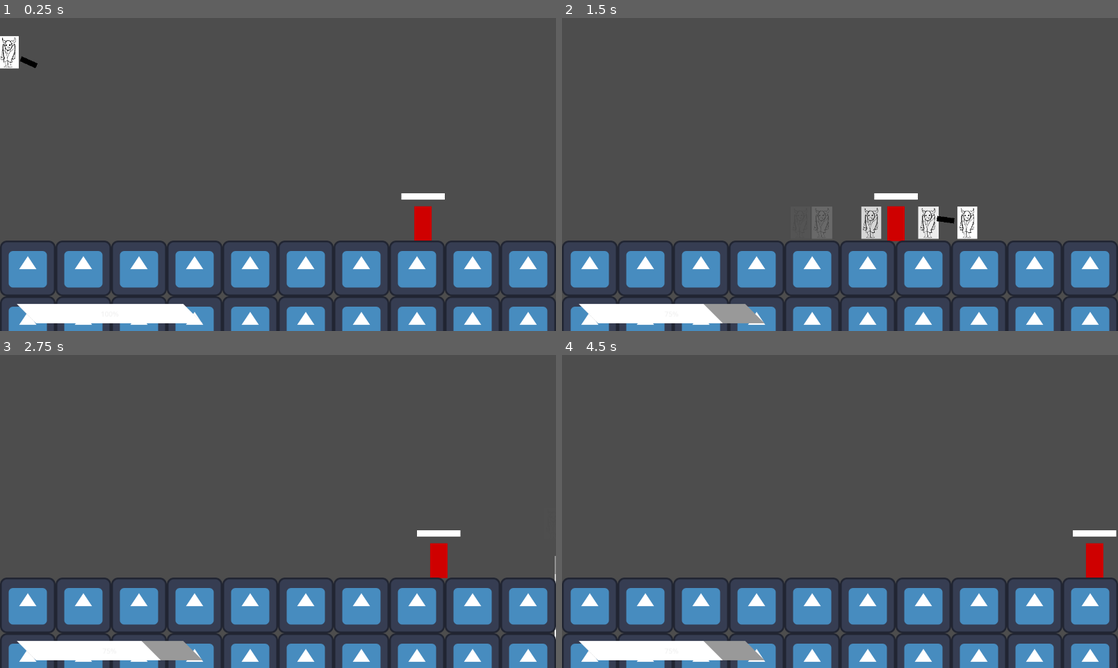
Above: before the commit, frames 1-4 (two rows, left to right).
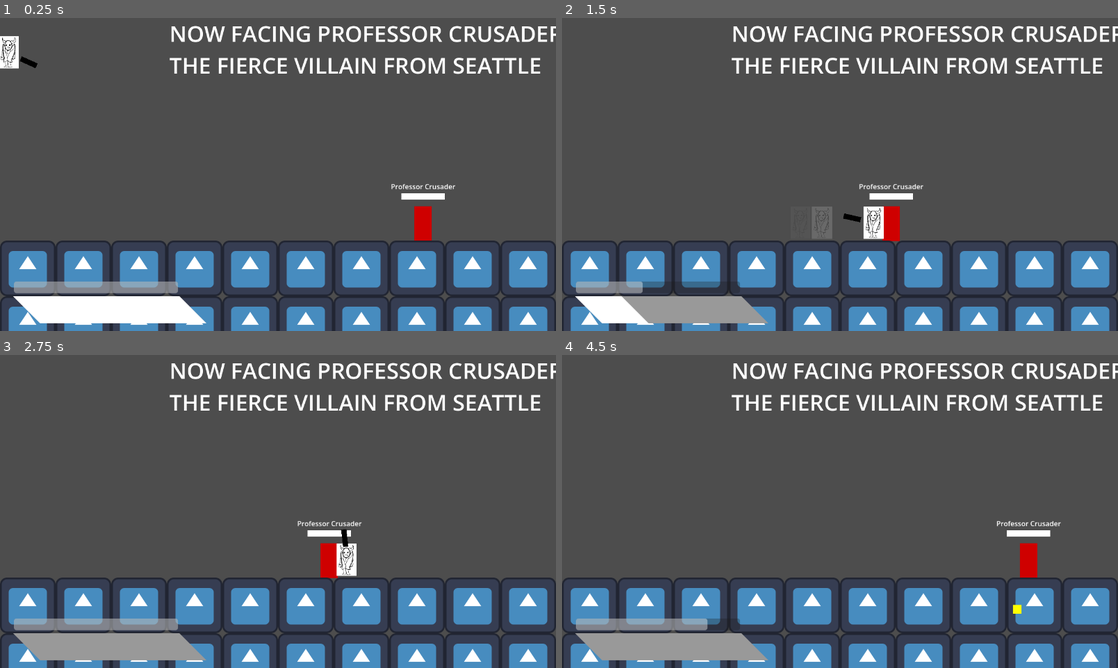
Above: after the commit, the same moments.

Repository: kryscw/Superhero-Project-X
Game: Godot game, scene res://Scenes/main.tscn
Same seed, same stepped clock (60 frames per second), same inputs: the game is played once before the commit and once after it. The engine's default icon, where the game draws it, is replaced by a stand-in: a white triangle on a blue panel in a dark square.
Inputs (mouse positions are in pixels of both pictures, inside the frame that each line leads up to):
- Up to frame 1 (0.25 s): no input
- Up to frame 2 (1.5 s): move the mouse to (962, 158) at 0.52 s; hold D (right) from 0.53 s (still down); right-click (962, 158) at 0.6 s; tap Space (jump) at 0.77 s; move the mouse to (728, 190) at 1.27 s; right-click (728, 190) at 1.35 s
- Up to frame 3 (2.75 s): tap Space (jump) at 1.52 s; move the mouse to (333, 442) at 2.02 s; release D (right) at 2.03 s; hold A (left) from 2.03 s (still down); click (333, 442) at 2.1 s; right-click (333, 442) at 2.3 s
- Up to frame 4 (4.5 s): move the mouse to (812, 574) at 2.77 s; release A (left) at 2.78 s; hold D (right) 2.78-4.28 s; right-click (812, 574) at 2.85 s; tap Space (jump) at 3.02, 3.77 s; move the mouse to (1006, 558) at 3.52 s; right-click (1006, 558) at 3.6 s; move the mouse to (673, 464) at 4.27 s; hold A (left) from 4.28 s (still down); click (673, 464) at 4.35 s

The runs differ from the first frame. In frame 1, 5.0% of the frame differs, in the area x 2-100%, y 2-98%; in frame 2, 6.8%; in frame 3, 7.8%; in frame 4, 7.3%.

Commit message:
Remap strength and power vals to damage and maxhealth

Diff:
--- a/Scenes/Enemy.tscn
+++ b/Scenes/Enemy.tscn
@@ -40,6 +40,13 @@
 offset_bottom = 40.0
 color = Color(0.8115776, 1.853034e-06, 3.85046e-07, 1)
 
+[node name="nameLabel" type="Label" parent="." unique_id=1477549418]
+offset_left = -93.0
+offset_top = -97.0
+offset_right = 94.0
+offset_bottom = -74.0
+horizontal_alignment = 1
+
 [node name="healthBar" type="ProgressBar" parent="." unique_id=270579407]
 offset_left = -50.0
 offset_top = -70.0
--- a/Scenes/enemy.gd
+++ b/Scenes/enemy.gd
@@ -2,11 +2,18 @@
 
 @onready var player = get_tree().current_scene.get_node("Player")
 var speed = 200.0
-var health = 100
+var maxHealth = 100
+var health = maxHealth
 var damage = 25
+var damageDealing = 25
+var enemy_name
+var power
+var strength
+var magic
+var hometown
 
 func _process(delta: float) -> void:
-	$healthBar.value = health
+	$healthBar.value = remap(health, 0, maxHealth, 0.0, 100)
 	velocity = (player.global_position - global_position).normalized() * speed
 	velocity.y += 800
 	move_and_slide()
@@ -20,7 +27,7 @@
 
 
 ## ── Pick a random enemy ─────────────────────────
-var enemies = []
+var enemies = superIndex.villains
 var shuffled_enemies = []
 var enemy_index = 0
 
@@ -28,6 +35,7 @@
 func _ready():
 	shuffled_enemies = enemies.duplicate()
 	shuffled_enemies.shuffle()
+	_pick_random_enemy()
 
 func _pick_random_enemy() -> void:
 	if shuffled_enemies.is_empty():
@@ -40,7 +48,20 @@
 	var e = shuffled_enemies[enemy_index]
 	enemy_index += 1
 
-	var enemy_name = e["name"]
-	var power      = e["power"]
-	var strength   = e["strength"]
-	var magic      = e["magic"]
+	enemy_name = e["name"]
+	power = e["power"]
+	strength = e["strength"]
+	magic = e["magic"]
+	hometown = e["hometown"]
+
+	$nameLabel.text = enemy_name
+
+	print("PICKED " + str(enemy_name).to_upper() + " THE FIERCE VILLAIN FROM " + str(hometown).to_upper())
+
+	get_tree().current_scene.announceReady()
+
+	print(power)
+	maxHealth = remap(power, 0, 30, 0, 200)
+	health = maxHealth
+	print(strength)
+	damageDealing = remap(strength, 0, 30, 0, 50)
--- a/Scenes/main.gd
+++ b/Scenes/main.gd
@@ -1 +1,6 @@
 extends Node2D
+
+func announceReady():
+	$CanvasLayer/enemyLabel.text = "NOW FACING " + $Enemy.enemy_name.to_upper()
+
+	$CanvasLayer/underEnemyLabel.text = "THE FIERCE VILLAIN FROM " + $Enemy.hometown.to_upper()
--- a/Scenes/main.tscn
+++ b/Scenes/main.tscn
@@ -71,14 +71,26 @@
 
 [node name="CanvasLayer" type="CanvasLayer" parent="Player" unique_id=1480351033]
 
+[node name="dashBar" type="ProgressBar" parent="Player/CanvasLayer" unique_id=1308938094]
+offset_left = 32.0
+offset_top = 606.0
+offset_right = 410.0
+offset_bottom = 633.0
+value = 100.0
+show_percentage = false
+
 [node name="healthBar" type="ProgressBar" parent="Player/CanvasLayer" unique_id=677803011]
 offset_left = 61.0
-offset_top = 658.0
+offset_top = 640.0
 offset_right = 444.0
 offset_bottom = 702.0
 theme_override_styles/background = SubResource("StyleBoxFlat_kry3j")
 theme_override_styles/fill = SubResource("StyleBoxFlat_21xkr")
 value = 100.0
+show_percentage = false
+
+[node name="dashTimer" type="Timer" parent="Player/CanvasLayer" unique_id=1434281301]
+wait_time = 0.1
 
 [node name="Sprite2D" type="Sprite2D" parent="Player" unique_id=1137542419]
 position = Vector2(20, 39)
@@ -116,4 +128,22 @@
 [node name="Node" type="Node2D" parent="." unique_id=2077973476]
 script = ExtResource("4_6bp64")
 
+[node name="CanvasLayer" type="CanvasLayer" parent="." unique_id=2106179808]
+
+[node name="enemyLabel" type="Label" parent="CanvasLayer" unique_id=1196273812]
+offset_left = 390.0
+offset_right = 869.0
+offset_bottom = 70.0
+theme_override_font_sizes/font_size = 51
+text = "THE FIERCE VILLIAN"
+
+[node name="underEnemyLabel" type="Label" parent="CanvasLayer" unique_id=440991946]
+offset_left = 390.0
+offset_top = 73.0
+offset_right = 869.0
+offset_bottom = 143.0
+theme_override_font_sizes/font_size = 51
+text = "THE FIERCE VILLIAN"
+
+[connection signal="timeout" from="Player/CanvasLayer/dashTimer" to="Player" method="_on_dash_timer_timeout"]
 [connection signal="body_shape_entered" from="Player/Area2D" to="Player" method="damage_area_entered"]
--- a/Scenes/player.gd
+++ b/Scenes/player.gd
@@ -11,6 +11,9 @@
 @onready var jumpVelocity: float = ((2.0 * jumpHeight) / jumpTimeToPeak) * -1
 
 var health: int = 100
+var dash: int = 100
+
+
 
 func _physics_process(delta: float) -> void:
 
@@ -25,12 +28,15 @@
 	else:
 		addFriction()
 
-	if Input.is_action_just_pressed("dash") && self.get_collision_layer_value(2) == true:
+	if Input.is_action_just_pressed("dash") && self.get_collision_layer_value(2) == true && dash == 100:
 		velocity.x += input_dir.x * 1800
 		self.set_collision_layer_value(2, false)
 		self.set_collision_mask_value(2, false)
 		$Area2D/CollisionShape2D.disabled = true
 		$afterImage.emitting = true
+		$CanvasLayer/dashTimer.start()
+		dash = 0
+		$CanvasLayer/dashBar.value = dash
 		await get_tree().create_timer(0.5).timeout
 		self.set_collision_layer_value(2, true)
 		self.set_collision_mask_value(2, true)
@@ -62,4 +68,11 @@
 
 func damage_area_entered(body_rid: RID, body: Node2D, body_shape_index: int, local_shape_index: int) -> void:
 	if body.name.contains("Enemy"):
-		health -= 25
+		health -= body.damageDealing
+
+
+func _on_dash_timer_timeout() -> void:
+	dash += 5
+	$CanvasLayer/dashBar.value = dash
+	if dash == 100:
+		$CanvasLayer/dashTimer.stop()
--- a/SuperHero.gd
+++ b/SuperHero.gd
@@ -30,7 +30,6 @@
 		if data.size() < 2:
 			continue
 
-		# 👇 GET LAST COLUMN (THIS FIXES EVERYTHING)
 		var is_villain_raw = data[data.size() - 1].strip_edges().to_lower()
 
 		var is_villain = (is_villain_raw == "true")
@@ -39,7 +38,8 @@
 			"name": data[0].strip_edges(),
 			"power": int(data[1]),
 			"strength": int(data[2]),
-			"magic": int(data[3])
+			"magic": int(data[3]),
+			"hometown": data[13].strip_edges()
 		}
 
 		if is_villain:
